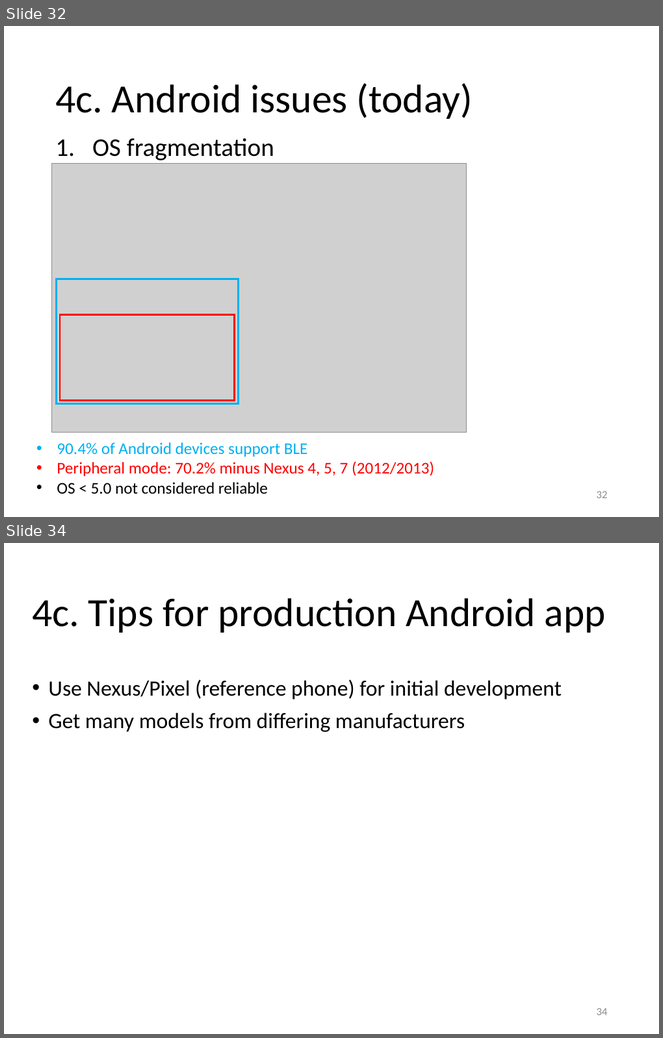
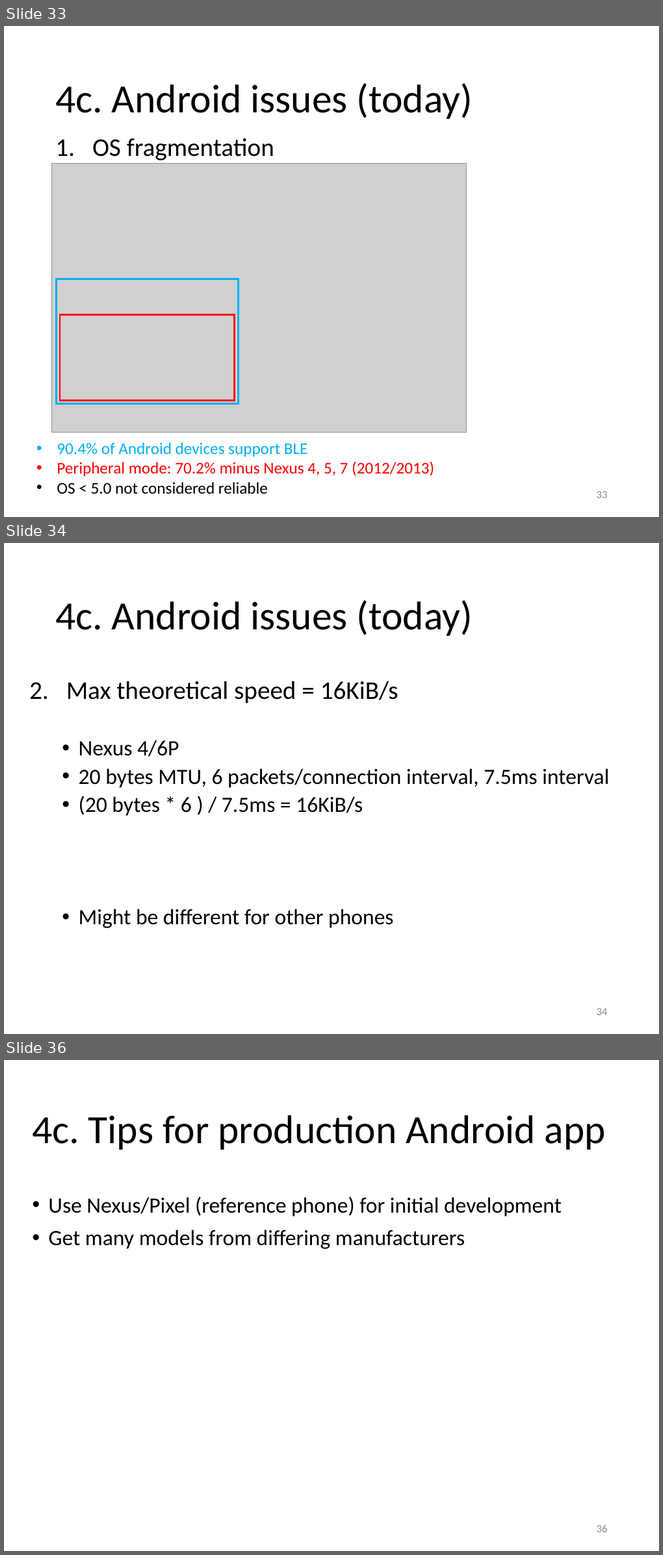
Before and after one commit to yeokm1/intro-to-ble, a slide deck: intro to ble.pptx. Shown one above the other, each under a label of ours: slides 32 and 34 before the commit, slides 33, 34 and 36 after it; the slides between them are not shown. The pictures are 663x1038 and 663x1555 pixels, drawn with LibreOffice and Linux fonts; fonts in the diff are those of the drawing; grey boxes stand for pictures. Boxes give left, top, right and bottom in pixels: in the first picture for what was removed or moved away, otherwise in the second. Text is boxed around its words. In the diff, an @@ line names an element or a change of style, - is before the commit and + after.

```diff
--- a/intro to ble.pptx
+++ b/intro to ble.pptx
@@ slide 34 added at bbox=[4, 543, 659, 1034], background #FFFFFF @@
@@ title added at bbox=[55, 600, 473, 636], 44 pt, text #000000 @@
+4c. Android issues (today)
@@ text added at bbox=[66, 681, 609, 928], 24 pt, text #000000 @@
+2. Max theoretical speed = 16KiB/s
+  • Nexus 4/6P
+  • 20 bytes MTU, 6 packets/connection interval, 7.5ms interval
+  • (20 bytes * 6 ) / 7.5ms = 16KiB/s
+  • Might be different for other phones
@@ page number added at bbox=[597, 1008, 608, 1016], 12 pt, text #8C8C8C @@
+34
@@ what was slide 32 is now slide 33 @@
@@ page number at bbox=[597, 491, 608, 499]: text changed @@
-32
+33
@@ what was slide 34 is now slide 36 @@
@@ page number at bbox=[597, 1525, 608, 1533]: text changed @@
-34
+36
```
Also in this commit, not shown: 3 slides changed, 2 other slides added, 1 other file.
